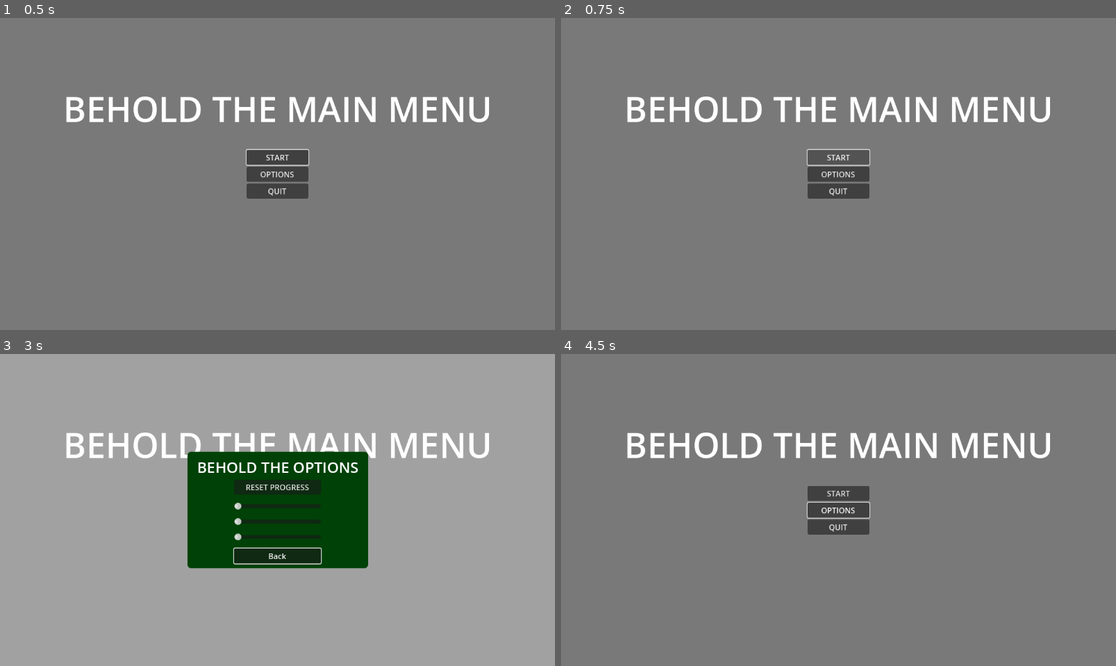
Above: before the commit, frames 1-4 (two rows, left to right).
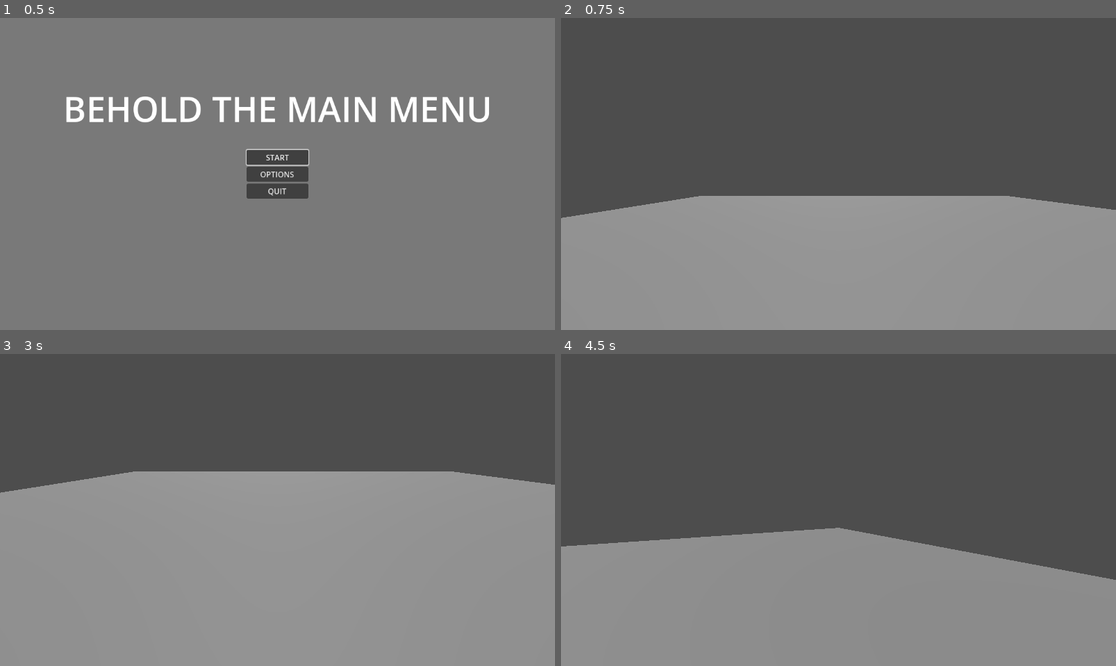
Above: after the commit, the same moments.

Repository: lucasrumney94/GodotGoneWild
Game: Godot game, scene res://Main/main_menu.tscn
Same seed, same stepped clock (60 frames per second), same inputs: the game is played once before the commit and once after it.
Inputs (mouse positions are in pixels of both pictures, inside the frame that each line leads up to):
- Up to frame 1 (0.5 s): no input
- Up to frame 2 (0.75 s): click "START" at 0.5 s
- Up to frame 3 (3 s): click (277, 494) at 1.25 s, where only the run before the commit has a clickable "START"; click (277, 494) at 2 s, where only the run before the commit has a clickable "START"; click (277, 510) at 2.75 s, where only the run before the commit has a clickable "OPTIONS"
- Up to frame 4 (4.5 s): click (838, 556) at 3.5 s, where only the run before the commit has a clickable "Back"; move the mouse to (960, 494) at 4.27 s

Frame 1 is identical in both runs. In frame 2, 91% of the frame differs, in the area x 0-100%, y 0-100%; in frame 3, 49%; in frame 4, 60%.

Commit message:
added main game basic scene for setting up player
the player can look around

Diff:
--- /dev/null
+++ b/godot-wild-tower/Main/main_game.tscn
@@ -0,0 +1,25 @@
+[gd_scene load_steps=4 format=3 uid="uid://bxfwjbkk62asb"]
+
+[ext_resource type="PackedScene" uid="uid://vssvdtmx3jx7" path="res://Objects/Player/player.tscn" id="1_27g07"]
+
+[sub_resource type="BoxShape3D" id="BoxShape3D_ibbg3"]
+
+[sub_resource type="BoxMesh" id="BoxMesh_hlqw6"]
+
+[node name="MainGame" type="Node3D"]
+
+[node name="Floor" type="StaticBody3D" parent="."]
+
+[node name="CollisionShape3D" type="CollisionShape3D" parent="Floor"]
+transform = Transform3D(28, 0, 0, 0, 28, 0, 0, 0, 28, 0, 0, 0)
+shape = SubResource("BoxShape3D_ibbg3")
+
+[node name="MeshInstance3D" type="MeshInstance3D" parent="Floor"]
+transform = Transform3D(28, 0, 0, 0, 1, 0, 0, 0, 28, 0, 0, 0)
+mesh = SubResource("BoxMesh_hlqw6")
+
+[node name="Player" parent="." instance=ExtResource("1_27g07")]
+transform = Transform3D(1, 0, 0, 0, 1, 0, 0, 0, 1, -1.39197, 0.749502, 4.78003)
+
+[node name="DirectionalLight3D" type="DirectionalLight3D" parent="."]
+transform = Transform3D(1, 0, 0, 0, -0.455545, 0.890213, 0, -0.890213, -0.455545, 0, 0, 0)
--- a/godot-wild-tower/Main/main_menu.gd
+++ b/godot-wild-tower/Main/main_menu.gd
@@ -1,6 +1,14 @@
 extends CanvasLayer
 
 @export var options_scene: PackedScene
+
+#TODO we'll need to sophisticate this a bit, just doing this to get things running
+# down line should have multiple scenes for each level
+# as well as a save system
+@export var main_game_scene: PackedScene
+
+#TODO stats screen (also integrated into save system)
+#TODO add a credits screen
 
 
 func _ready():
@@ -19,7 +27,7 @@
 
 func on_start_pressed():
 	#MOVE TO MAIN GAME SCENE
-	pass
+	get_tree().change_scene_to_packed(main_game_scene)
 
 
 func on_options_pressed():
@@ -32,5 +40,5 @@
 
 func on_quit_pressed():
 	#CLOSE THE APPLICATION
-	# TODO POSSIBLY WITH CONFIRMATION/FEEDBACK LINK
+	# TODO POSSIBLY WITH CONFIRMATION POPUP/FEEDBACK LINK
 	get_tree().quit()
--- a/godot-wild-tower/Main/main_menu.tscn
+++ b/godot-wild-tower/Main/main_menu.tscn
@@ -1,11 +1,13 @@
-[gd_scene load_steps=3 format=3 uid="uid://bs15xg8atqal1"]
+[gd_scene load_steps=4 format=3 uid="uid://bs15xg8atqal1"]
 
 [ext_resource type="Script" path="res://Main/main_menu.gd" id="1_vjgni"]
 [ext_resource type="PackedScene" uid="uid://b714sttnt1435" path="res://UI/options_menu.tscn" id="2_tcw0l"]
+[ext_resource type="PackedScene" uid="uid://bxfwjbkk62asb" path="res://Main/main_game.tscn" id="3_wr465"]
 
 [node name="MainMenu" type="CanvasLayer"]
 script = ExtResource("1_vjgni")
 options_scene = ExtResource("2_tcw0l")
+main_game_scene = ExtResource("3_wr465")
 
 [node name="Control" type="Control" parent="."]
 layout_mode = 3
--- /dev/null
+++ b/godot-wild-tower/Objects/Player/player.gd
@@ -0,0 +1,42 @@
+extends CharacterBody3D
+
+@export var mouse_sensitivity: float = 0.5
+@export var tilt_lower_limit: float = deg_to_rad((-89))
+@export var tilt_upper_limit: float = deg_to_rad(89)
+
+var mouse_rotation: Vector3
+
+
+func _ready():
+	Input.mouse_mode = Input.MOUSE_MODE_CAPTURED
+
+
+func _input(event):
+	if event.is_action_pressed("ui_cancel"):
+		if Input.mouse_mode == Input.MOUSE_MODE_CAPTURED:
+			Input.mouse_mode = Input.MOUSE_MODE_VISIBLE
+			#TODO go to a pause screen and pause it
+		else:
+			Input.mouse_mode = Input.MOUSE_MODE_CAPTURED
+
+
+func _unhandled_input(event: InputEvent):
+	var mouse_input: bool = event is InputEventMouseMotion and Input.get_mouse_mode() == Input.MOUSE_MODE_CAPTURED
+	if mouse_input:
+		var rotation_input: float = -event.relative.x * mouse_sensitivity
+		var tilt_input: float = -event.relative.y * mouse_sensitivity
+		update_camera(get_process_delta_time(), rotation_input, tilt_input)
+
+
+func update_camera(delta: float, rotation_input: float, tilt_input: float):
+	mouse_rotation.x += tilt_input * delta
+	mouse_rotation.x = clamp(mouse_rotation.x, tilt_lower_limit, tilt_upper_limit)
+	mouse_rotation.y += rotation_input * delta
+
+	%CameraRotationRoot.transform.basis = Basis.from_euler(mouse_rotation)
+	%CameraRotationRoot.rotation.z = 0.0#lean_rotation#
+
+	#shapecast_look_root.rotation.y = camera_rotation_root.rotation.y + PI
+
+	rotation_input = 0.0
+	tilt_input = 0.0
--- /dev/null
+++ b/godot-wild-tower/Objects/Player/player.tscn
@@ -0,0 +1,31 @@
+[gd_scene load_steps=5 format=3 uid="uid://vssvdtmx3jx7"]
+
+[ext_resource type="Script" path="res://Objects/Player/player.gd" id="1_l1h35"]
+
+[sub_resource type="CapsuleShape3D" id="CapsuleShape3D_574yh"]
+
+[sub_resource type="StandardMaterial3D" id="StandardMaterial3D_etn5c"]
+albedo_color = Color(0, 1, 1, 1)
+
+[sub_resource type="CapsuleMesh" id="CapsuleMesh_m7h0s"]
+
+[node name="Player" type="CharacterBody3D"]
+script = ExtResource("1_l1h35")
+
+[node name="CollisionShape3D" type="CollisionShape3D" parent="."]
+transform = Transform3D(1, 0, 0, 0, 1, 0, 0, 0, 1, 0, 1, 0)
+shape = SubResource("CapsuleShape3D_574yh")
+
+[node name="CameraRoot" type="Node3D" parent="."]
+transform = Transform3D(1, 0, 0, 0, 1, 0, 0, 0, 1, 0, 1.5, 0)
+
+[node name="CameraRotationRoot" type="Node3D" parent="CameraRoot"]
+unique_name_in_owner = true
+
+[node name="Camera3D" type="Camera3D" parent="CameraRoot/CameraRotationRoot"]
+transform = Transform3D(1, 0, 0, 0, 1, 0, 0, 0, 1, 0, 0.249485, -0.296954)
+
+[node name="MeshInstance3D" type="MeshInstance3D" parent="."]
+transform = Transform3D(1, 0, 0, 0, 1, 0, 0, 0, 1, 0, 1, 0)
+material_override = SubResource("StandardMaterial3D_etn5c")
+mesh = SubResource("CapsuleMesh_m7h0s")
--- a/godot-wild-tower/project.godot
+++ b/godot-wild-tower/project.godot
@@ -53,3 +53,33 @@
 , Object(InputEventKey,"resource_local_to_scene":false,"resource_name":"","device":-1,"window_id":0,"alt_pressed":false …(183 unchanged characters)…
 ]
 }
+move_left={
+"deadzone": 0.5,
+"events": [Object(InputEventKey,"resource_local_to_scene":false,"resource_name":"","device":-1,"window_id":0,"alt_pressed":false,"shift_pressed":false,"ctrl_pressed":false,"meta_pressed":false,"pressed":false,"keycode":0,"physical_keycode":65,"key_label":0,"unicode":97,"location":0,"echo":false,"script":null)
+]
+}
+move_right={
+"deadzone": 0.5,
+"events": [Object(InputEventKey,"resource_local_to_scene":false,"resource_name":"","device":-1,"window_id":0,"alt_pressed":false,"shift_pressed":false,"ctrl_pressed":false,"meta_pressed":false,"pressed":false,"keycode":0,"physical_keycode":68,"key_label":0,"unicode":100,"location":0,"echo":false,"script":null)
+]
+}
+move_forward={
+"deadzone": 0.5,
+"events": [Object(InputEventKey,"resource_local_to_scene":false,"resource_name":"","device":-1,"window_id":0,"alt_pressed":false,"shift_pressed":false,"ctrl_pressed":false,"meta_pressed":false,"pressed":false,"keycode":0,"physical_keycode":87,"key_label":0,"unicode":119,"location":0,"echo":false,"script":null)
+]
+}
+move_back={
+"deadzone": 0.5,
+"events": [Object(InputEventKey,"resource_local_to_scene":false,"resource_name":"","device":-1,"window_id":0,"alt_pressed":false,"shift_pressed":false,"ctrl_pressed":false,"meta_pressed":false,"pressed":false,"keycode":0,"physical_keycode":83,"key_label":0,"unicode":115,"location":0,"echo":false,"script":null)
+]
+}
+jump={
+"deadzone": 0.5,
+"events": [Object(InputEventKey,"resource_local_to_scene":false,"resource_name":"","device":-1,"window_id":0,"alt_pressed":false,"shift_pressed":false,"ctrl_pressed":false,"meta_pressed":false,"pressed":false,"keycode":0,"physical_keycode":32,"key_label":0,"unicode":32,"location":0,"echo":false,"script":null)
+]
+}
+dash={
+"deadzone": 0.5,
+"events": [Object(InputEventMouseButton,"resource_local_to_scene":false,"resource_name":"","device":-1,"window_id":0,"alt_pressed":false,"shift_pressed":false,"ctrl_pressed":false,"meta_pressed":false,"button_mask":0,"position":Vector2(0, 0),"global_position":Vector2(0, 0),"factor":1.0,"button_index":1,"canceled":false,"pressed":false,"double_click":false,"script":null)
+]
+}
